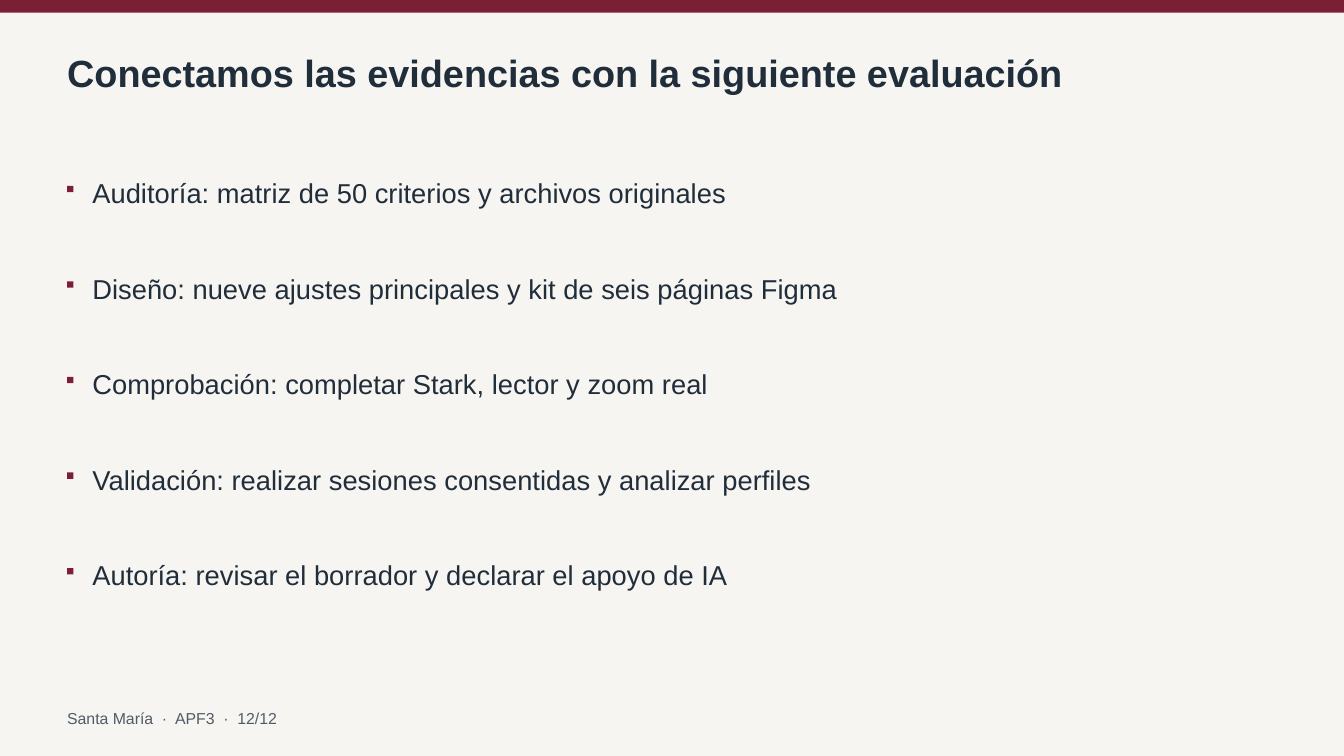
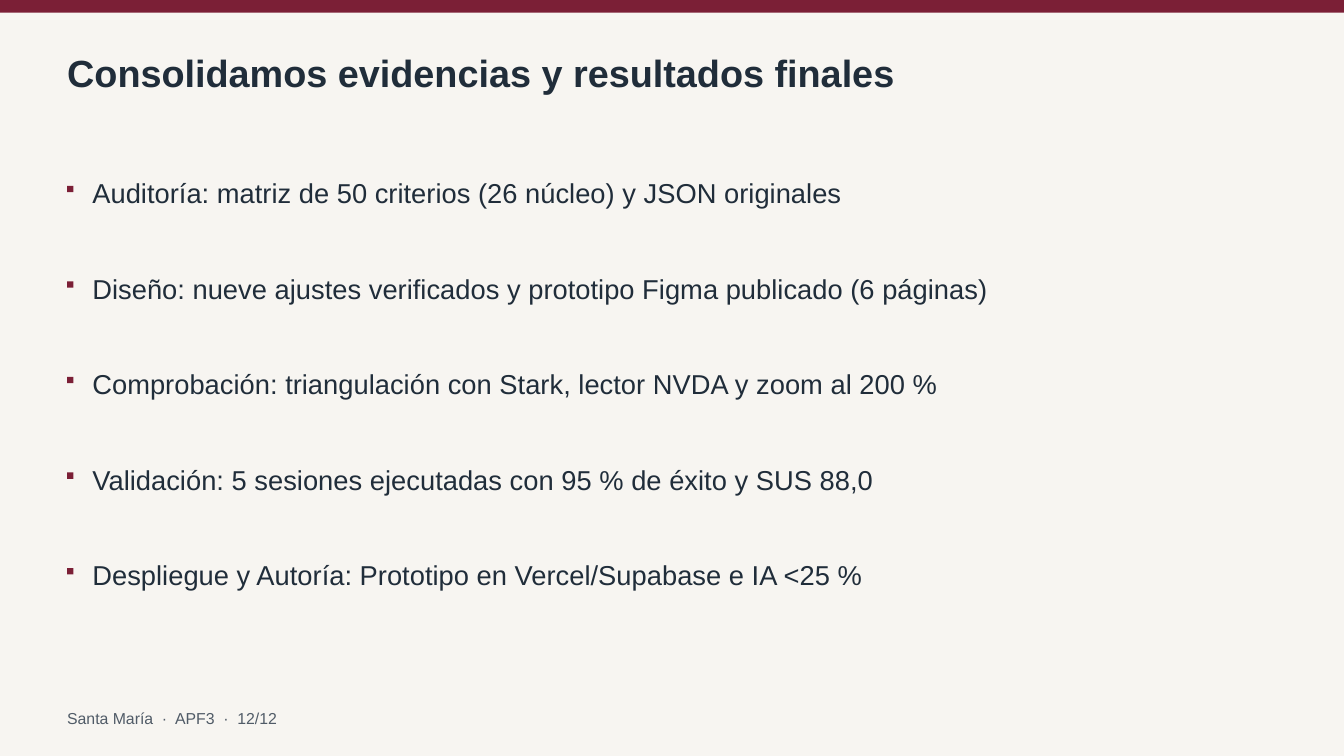
Before and after one commit to BruGeth/IHM_Colegio_Santa_Maria_Reyna_Angeles, a slide deck: slide 12 of avance informe 3/APF3_Grupo5_SantaMaria.pptx. Drawn at 1344x756 pixels with LibreOffice and Linux fonts; fonts in the diff are those of the drawing. Boxes give left, top, right and bottom in pixels: in the first picture for what was removed or moved away, otherwise in the second. Text is boxed around its words. In the diff, an @@ line names an element or a change of style, - is before the commit and + after.

Commit message:
feat(apf3): culminar informe tecnico, presentacion ejecutiva, matriz wcag y prototipo figma para entrega final

```diff
--- a/avance informe 3/APF3_Grupo5_SantaMaria.pptx
+++ b/avance informe 3/APF3_Grupo5_SantaMaria.pptx
@@ text at (67, 59, 895, 94): text changed @@
-Conectamos las evidencias con la siguiente evaluación
+Consolidamos evidencias y resultados finales
@@ text at (92, 183, 841, 208): text changed @@
-Auditoría: matriz de 50 criterios y archivos originales
+Auditoría: matriz de 50 criterios (26 núcleo) y JSON originales
@@ text at (92, 279, 987, 304): text changed @@
-Diseño: nueve ajustes principales y kit de seis páginas Figma
+Diseño: nueve ajustes verificados y prototipo Figma publicado (6 páginas)
@@ text at (92, 374, 905, 399): text changed @@
-Comprobación: completar Stark, lector y zoom real
+Comprobación: triangulación con Stark, lector NVDA y zoom al 200 %
@@ text at (92, 470, 873, 495): text changed @@
-Validación: realizar sesiones consentidas y analizar perfiles
+Validación: 5 sesiones ejecutadas con 95 % de éxito y SUS 88,0
@@ text at (92, 565, 830, 590): text changed @@
-Autoría: revisar el borrador y declarar el apoyo de IA
+Despliegue y Autoría: Prototipo en Vercel/Supabase e IA <25 %
```
Also in this commit, not shown: 3 other slides changed, 6 other files.
